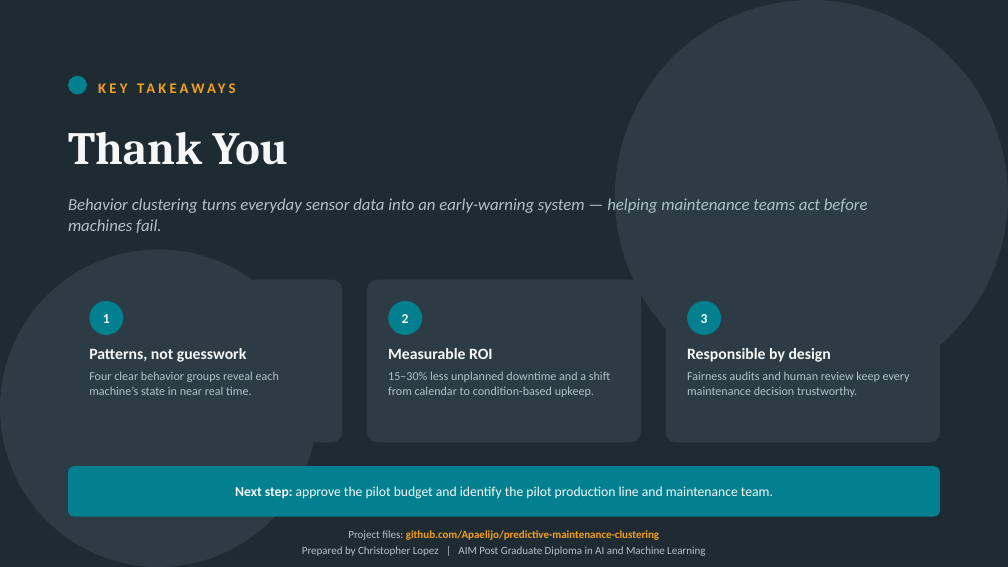
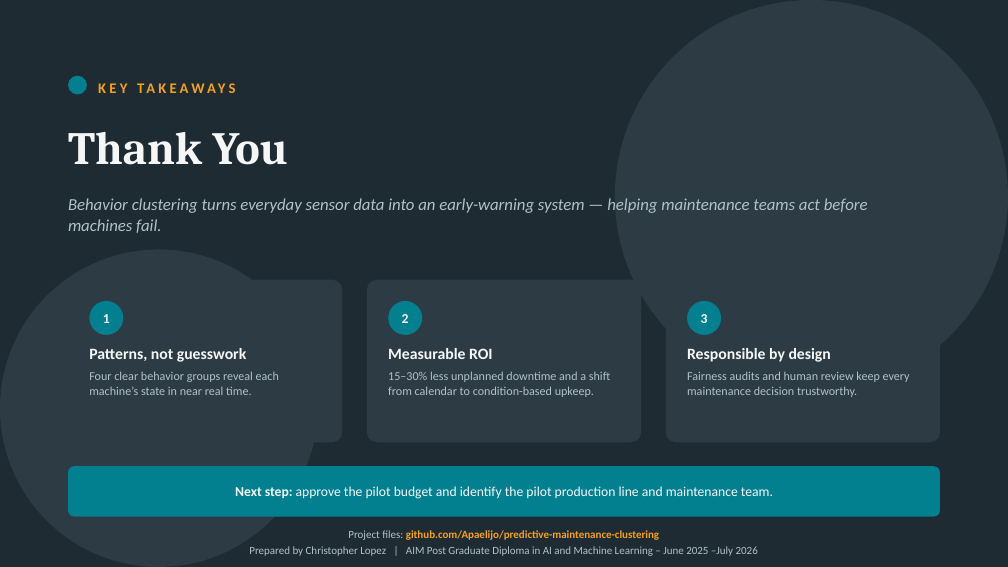
Before and after one commit to Apaelijo/predictive-maintenance-clustering, a slide deck: slide 11 of presentation/Christopher_Lopez_Capstone_Business_Facing_Presentation.pptx. Drawn at 1008x567 pixels with LibreOffice and Linux fonts; fonts in the diff are those of the drawing. Boxes give left, top, right and bottom in pixels: in the first picture for what was removed or moved away, otherwise in the second. Text is boxed around its words. In the diff, an @@ line names an element or a change of style, - is before the commit and + after.

```diff
--- a/presentation/Christopher_Lopez_Capstone_Business_Facing_Presentation.pptx
+++ b/presentation/Christopher_Lopez_Capstone_Business_Facing_Presentation.pptx
@@ text at (249,546,758,556): text changed @@
-Prepared by Christopher Lopez | AIM Post Graduate Diploma in AI and Machine Learning
+Prepared by Christopher Lopez | AIM Post Graduate Diploma in AI and Machine Learning – June 2025 –July 2026
```
Also in this commit, not shown: 6 other slides changed, 13 other files.
